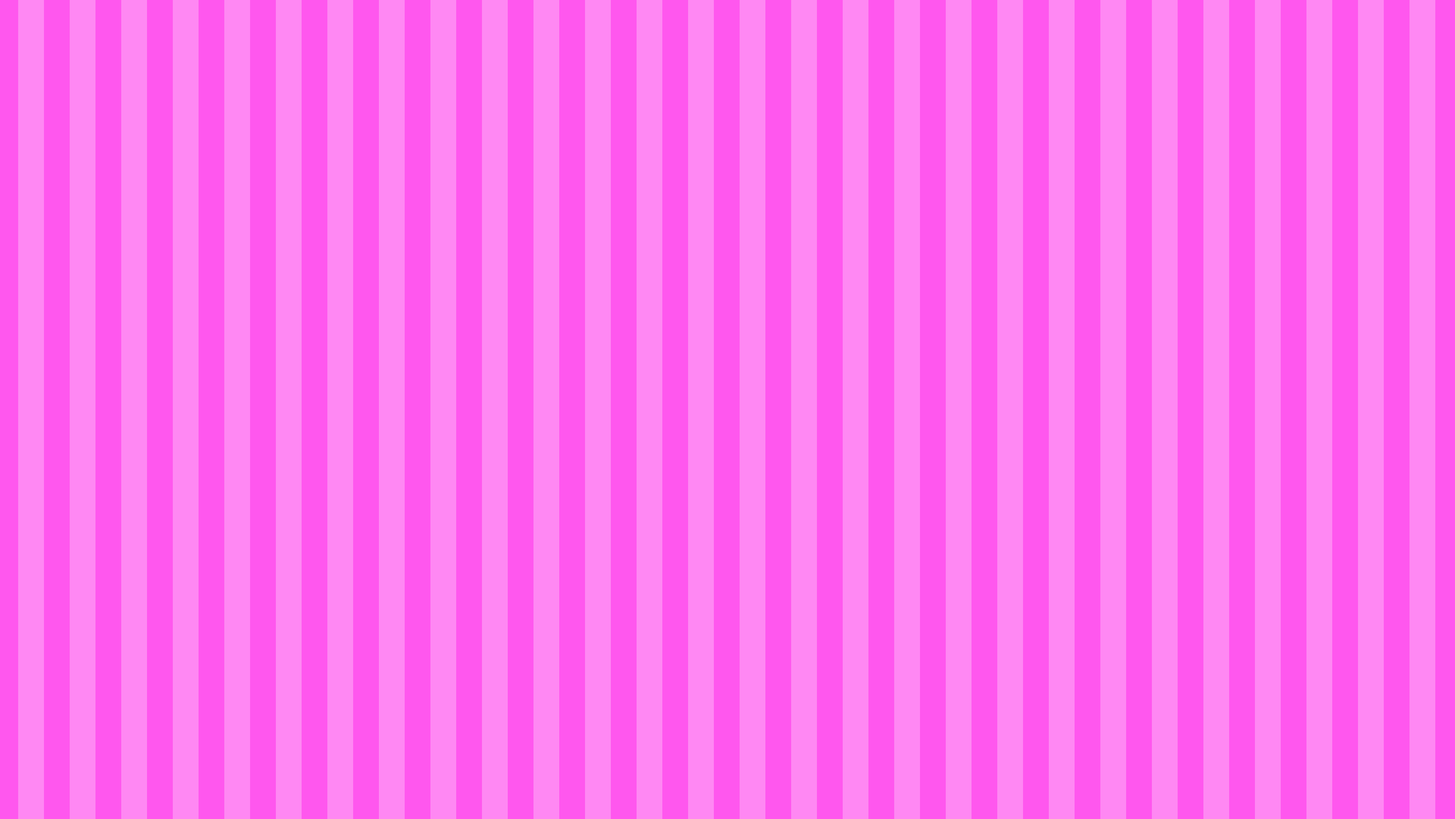
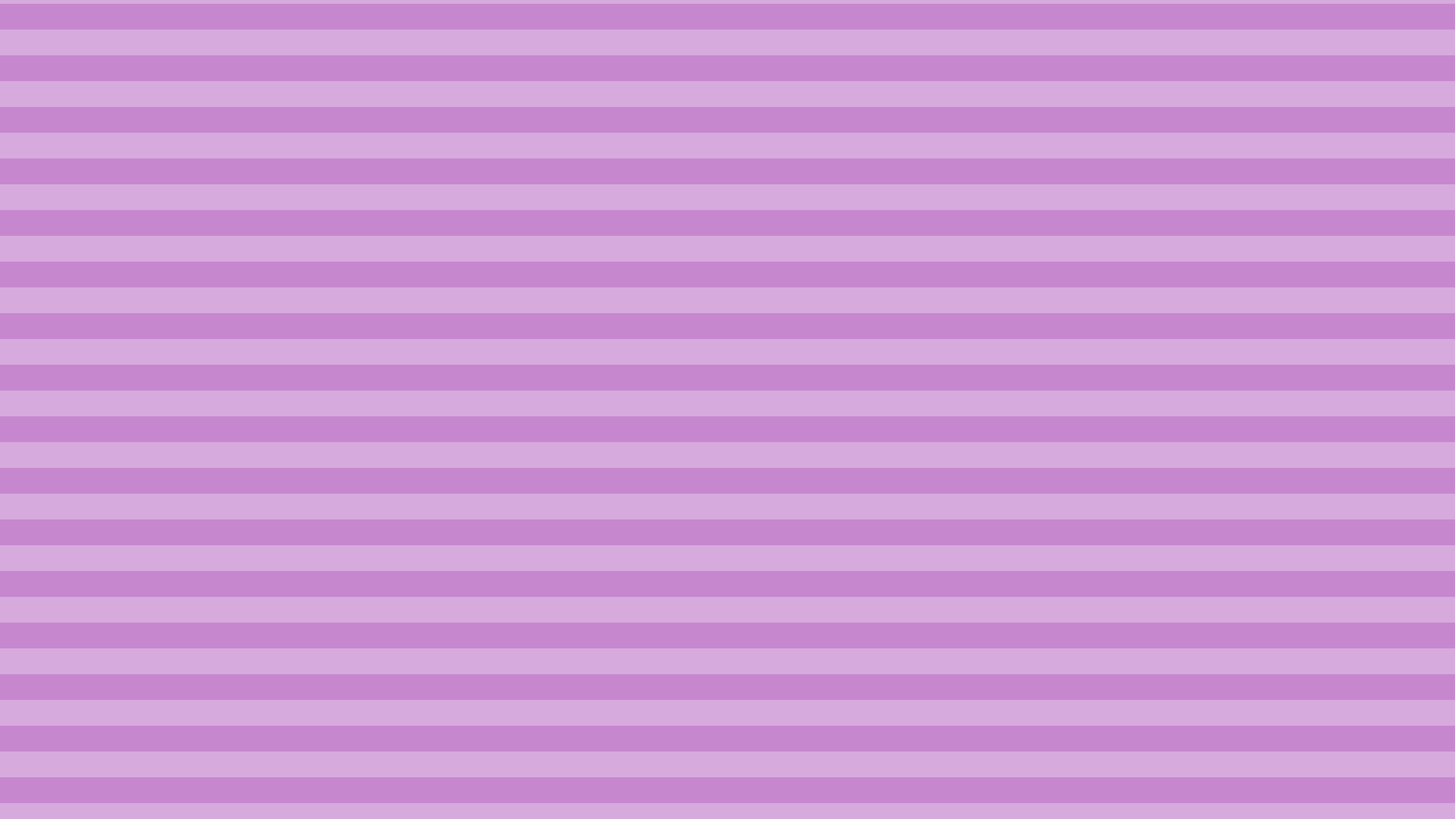
Layered file, before and after one edit (1455 x 819). Changes by layer:
added layer "Group 1 copy 2" (36%) above "Group 1 copy" over 814, 3, 1455, 803
added layer "Group 1 copy" (36%) above "Group 1" over 0, 3, 815, 803
hid group "Group 1" (29 layers) over 0, 0, 1455, 819
